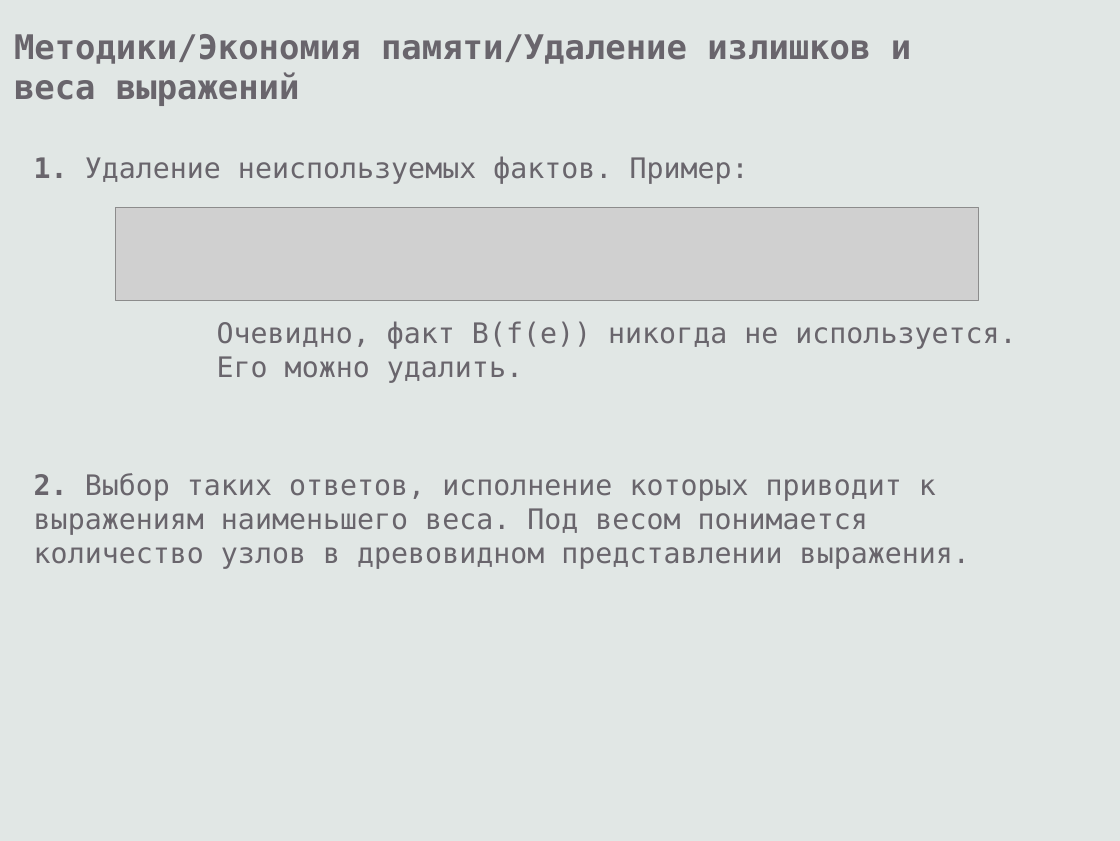
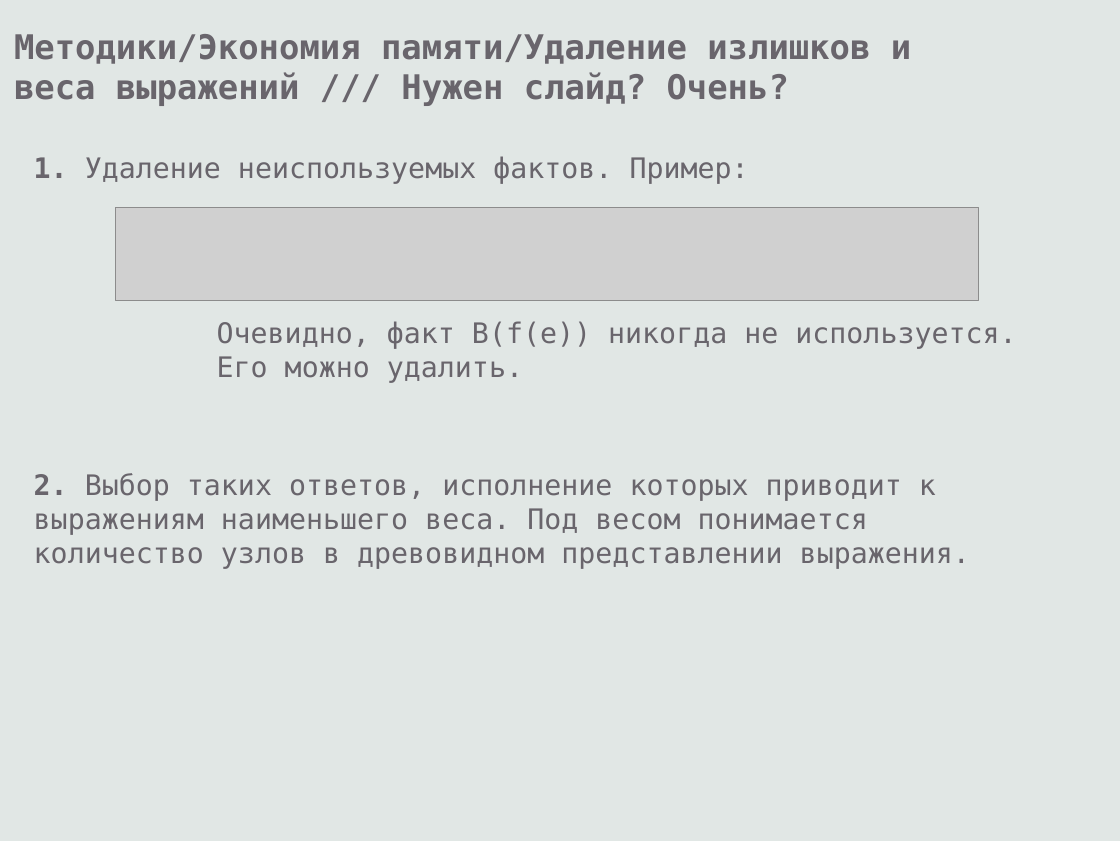
Before and after one commit to eugeneai/prisnif, a slide deck: slide 33 of brick/pres/pacman.odp (slide 35 before the commit). Drawn at 1120x841 pixels with LibreOffice and Linux fonts; fonts in the diff are those of the drawing; grey boxes stand for pictures. Boxes give left, top, right and bottom in pixels: in the first picture for what was removed or moved away, otherwise in the second. Text is boxed around its words. In the diff, an @@ line names an element or a change of style, - is before the commit and + after.

```diff
--- a/brick/pres/pacman.odp
+++ b/brick/pres/pacman.odp
@@ text at bbox=[14, 34, 911, 106]: text changed @@
-Методики/Экономия памяти/Удаление излишков и веса выражений
+Методики/Экономия памяти/Удаление излишков и веса выражений /// Нужен слайд? Очень?
```
Also in this commit, not shown: 29 other slides changed, 1 slide added, 3 slides removed.
